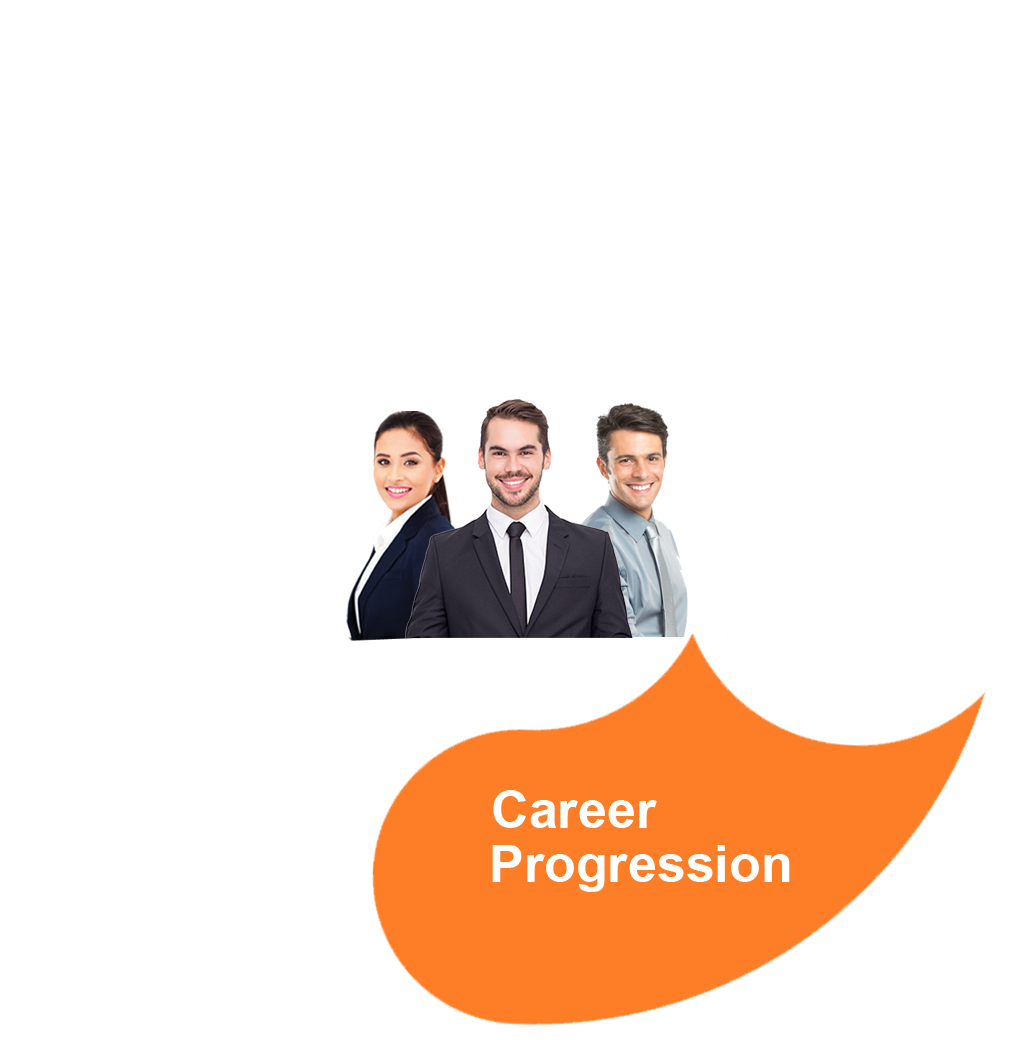
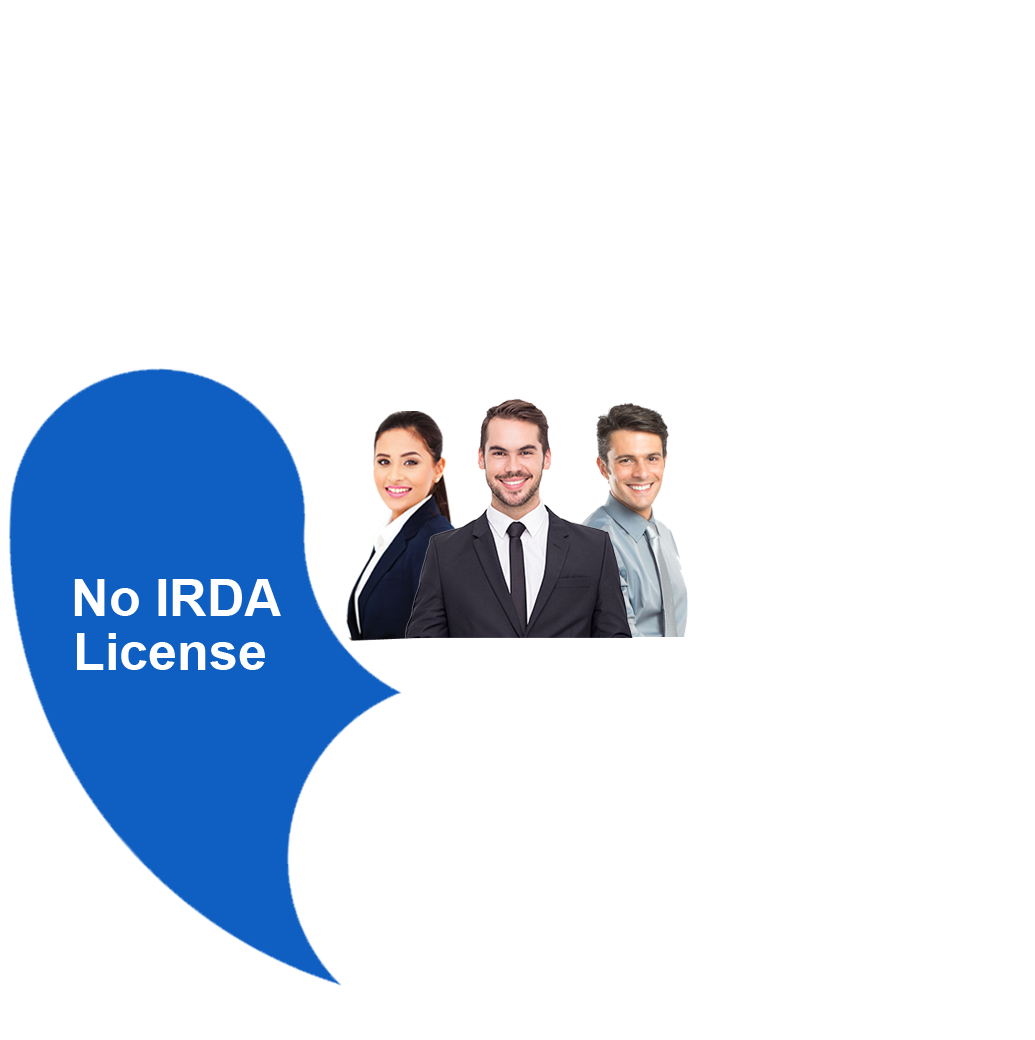
Layered file, before and after one edit (w=1035, h=1040). Changes by layer:
hid "Progression" over [492, 845, 790, 892]
hid "Career" over [493, 790, 657, 828]
showed "License" over [84, 633, 265, 670]
showed "No IRDA" over [74, 579, 281, 616]
hid "Layer 6" over [371, 633, 987, 1026]
showed "Layer 7" over [8, 368, 402, 987]
